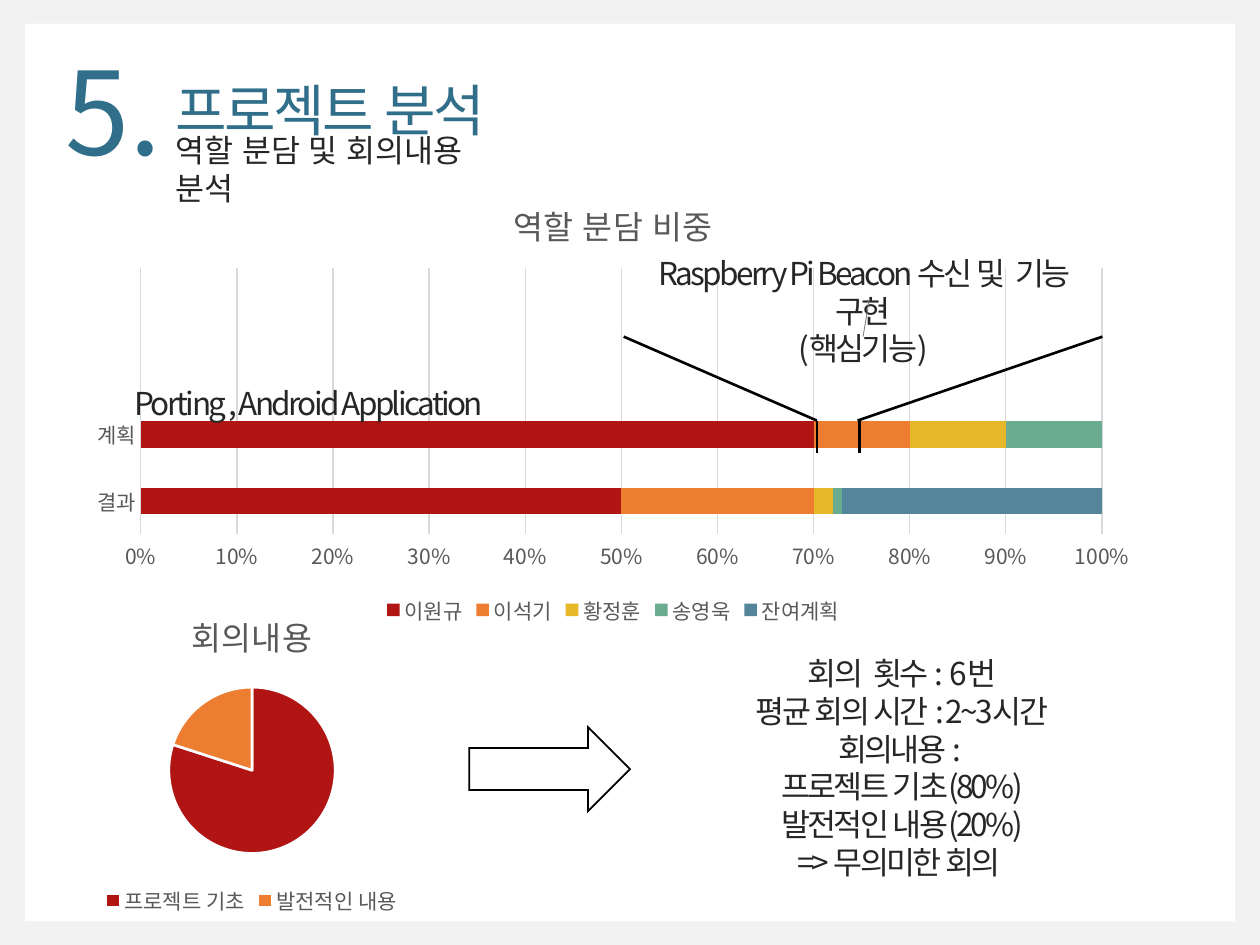
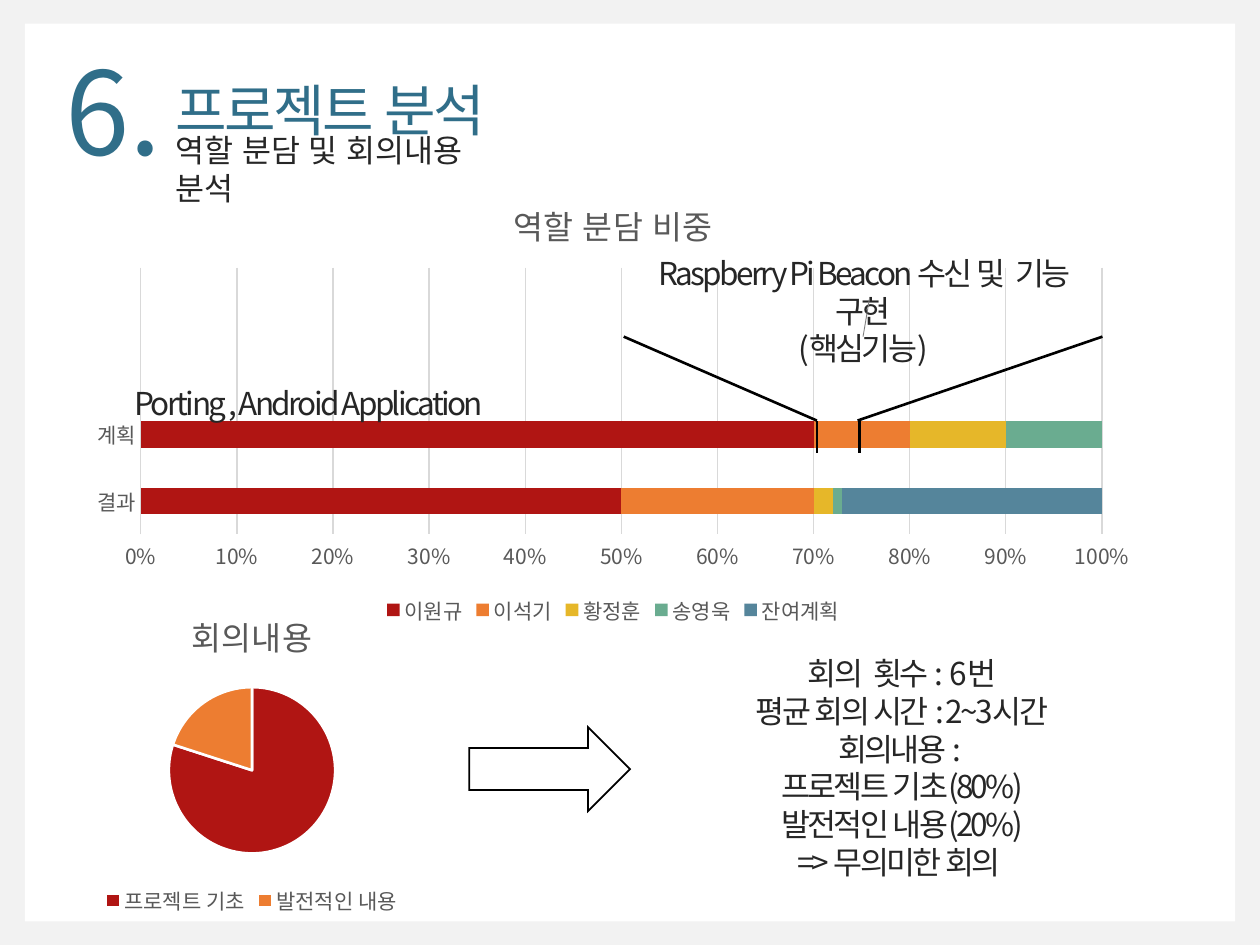
Before and after one commit to WongyuLee/KNU_SoftwareEngineering_2Team, a slide deck: slide 17 of doc/SoftwareEngineering_2Team(최종).pptx. Drawn at 1260x945 pixels with LibreOffice and Linux fonts; fonts in the diff are those of the drawing. Boxes give left, top, right and bottom in pixels: in the first picture for what was removed or moved away, otherwise in the second. Text is boxed around its words. In the diff, an @@ line names an element or a change of style, - is before the commit and + after.

```diff
--- a/doc/SoftwareEngineering_2Team(최종).pptx
+++ b/doc/SoftwareEngineering_2Team(최종).pptx
@@ text at [65, 69, 161, 157]: text changed @@
-5.
+6.
```
Also in this commit, not shown: 9 other slides changed.
